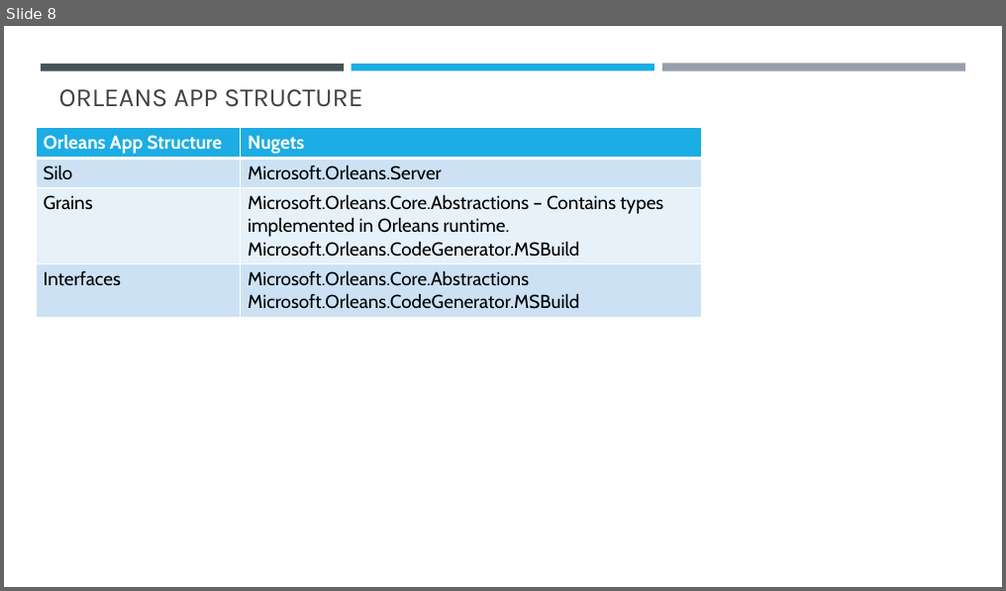
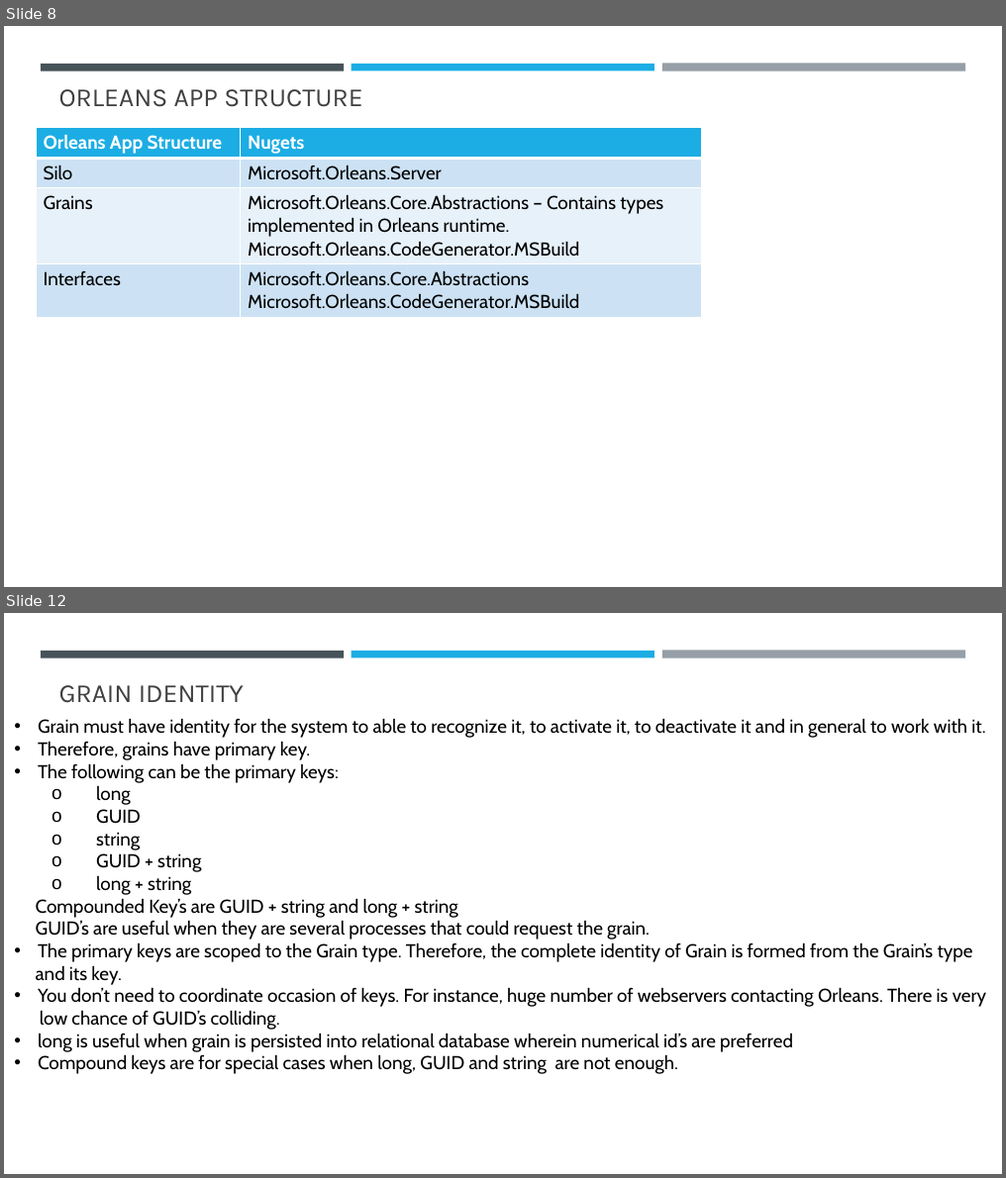
Before and after one commit to sansindia85/Orleans, a slide deck: Presentation/Microsoft Orleans.pptx. Shown one above the other, each under a label of ours: slide 8 before the commit, slides 8 and 12 after it; the slides between them are not shown. The pictures are 1006x591 and 1006x1178 pixels, drawn with LibreOffice and Linux fonts; fonts in the diff are those of the drawing. Boxes give left, top, right and bottom in pixels: in the first picture for what was removed or moved away, otherwise in the second. Text is boxed around its words. In the diff, an @@ line names an element or a change of style, - is before the commit and + after.

Commit message:
Grain with IntegerKey

```diff
--- a/Presentation/Microsoft Orleans.pptx
+++ b/Presentation/Microsoft Orleans.pptx
@@ slide 12 added at [4, 613, 1002, 1174], background #FFFFFF; not listed: 3 template elements that a slide beside it also shows @@
@@ title added at [59, 685, 244, 703], 25.2 pt, text #404040 @@
+GRAIN IDENTITY
@@ text added at [36, 718, 986, 1074], 18 pt, text #000000 @@
+• Grain must have identity for the system to able to recognize it, to activate it, to deactivate it and in general to work with it.
+• Therefore, grains have primary key.
+• The following can be the primary keys:
+  o long
+  o GUID
+  o string
+  o GUID + string
+  o long + string
+Compounded Key’s are GUID + string and long + string
+GUID’s are useful when they are several processes that could request the grain.
+• The primary keys are scoped to the Grain type. Therefore, the complete identity of Grain is formed from the Grain’s type
+and its key.
+• You don’t need to coordinate occasion of keys. For instance, huge number of webservers contacting Orleans. There is very
+low chance of GUID’s colliding.
+• long is useful when grain is persisted into relational database wherein numerical id’s are preferred
+• Compound keys are for special cases when long, GUID and string are not enough.
```
Also in this commit, not shown: 3 other slides added, 10 other files.
